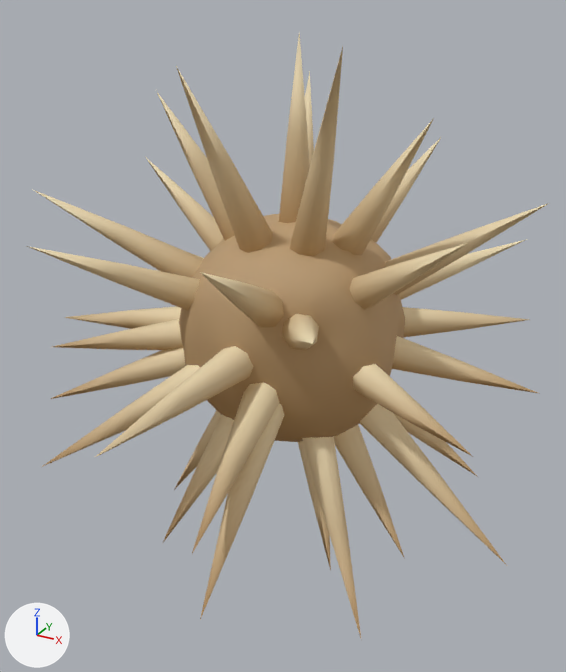
The glTF model art/artifacts/models/thorn.glb as it was, and as the next commit left it.
Before and after are seen from a 50 mm camera at (0.0464, -0.0884, 0.0422) aimed at (-0.0014, -0.0014, -0.0013). Lighting does not change. The marker at lower left points along +X, +Y and +Z. The older version comes first. Vertices at exactly the same position are counted once.

The first picture shows 'thorn'.
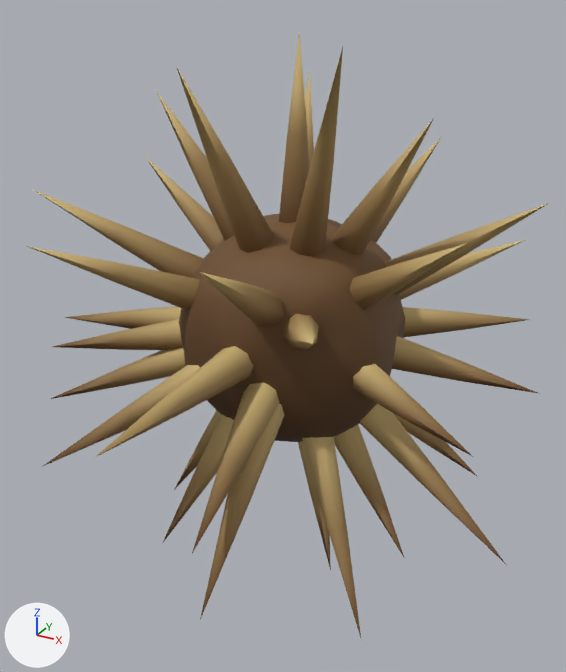
The change, as a list of edits to the scene's bpy script:
```text
Change mat_thorn_mat:
    where n0 = _N.new('ShaderNodeBsdfPrincipled'); n0.name = 'Principled BSDF'
    n0.inputs[27].default_value: (0.05, 0.02, 0.0, 1.0) -> (0.00394, 0.00155, 0.0, 1.0)  # 'Emission Color', brown #3f2700 -> 'Emission Color', black #0d0500
Change me_thorn:
    where me_thorn.from_pydata(...)  # 1356 vertices, 2288 faces; spans x -0.0336..0.0336, y -0.04..0.04, z -0.038..0.038
    used by ob_thorn; location = (0.0, 0.0, 0.0)
    me_thorn part 1: 1151 faces centred in x -0.0272..0.0265, y -0.0312..0.0313, z -0.03..0.03 are repainted in the vertex colours; the middle colour goes from beige #c9b692 to brown #95784a
    me_thorn part 2: 1137 faces centred in x -0.0243..0.0261, y -0.0181..0.03, z -0.0153..0.0114 are repainted in the vertex colours; the middle colour goes from brown #9d8463 to brown #563b20
```

Location of each change, (x1, y1, x2, y2) in pixels of the pictures (566 x 672 px):
'thorn', recoloured (beige to brown): (30, 33, 549, 638) in both
part 1 of me_thorn, recoloured (beige to brown): (30, 33, 549, 638) in both
part 2 of me_thorn, recoloured (darker): (61, 239, 540, 457) in both
